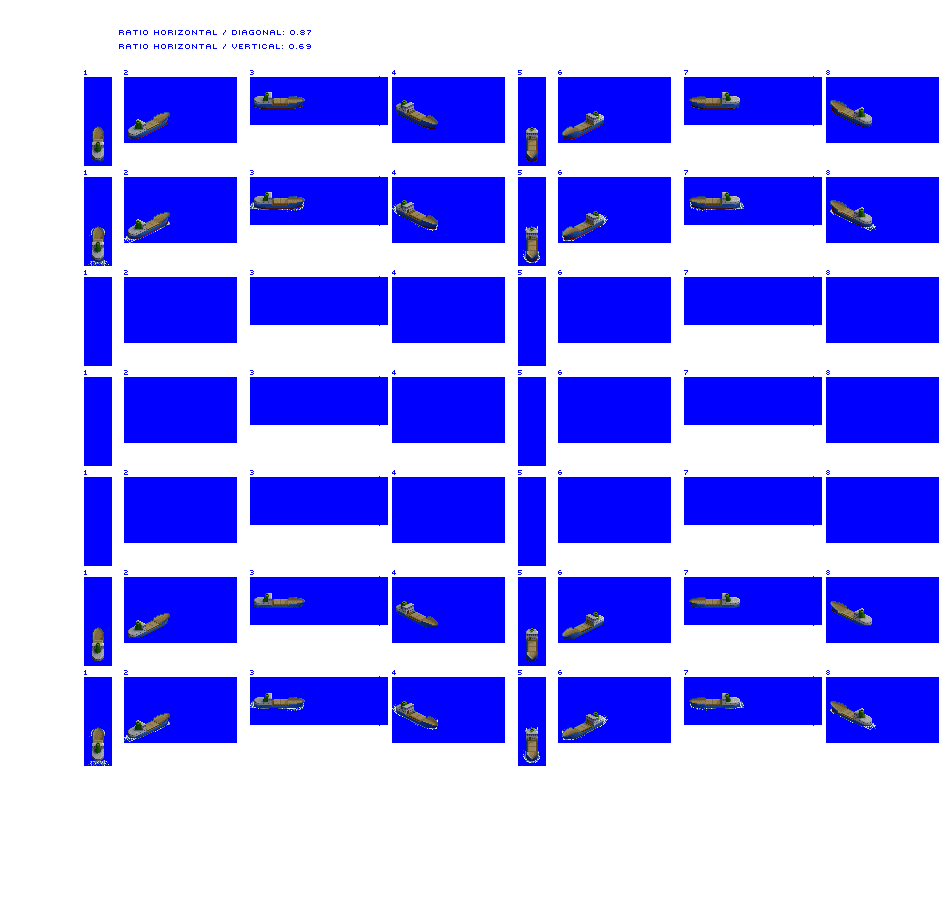
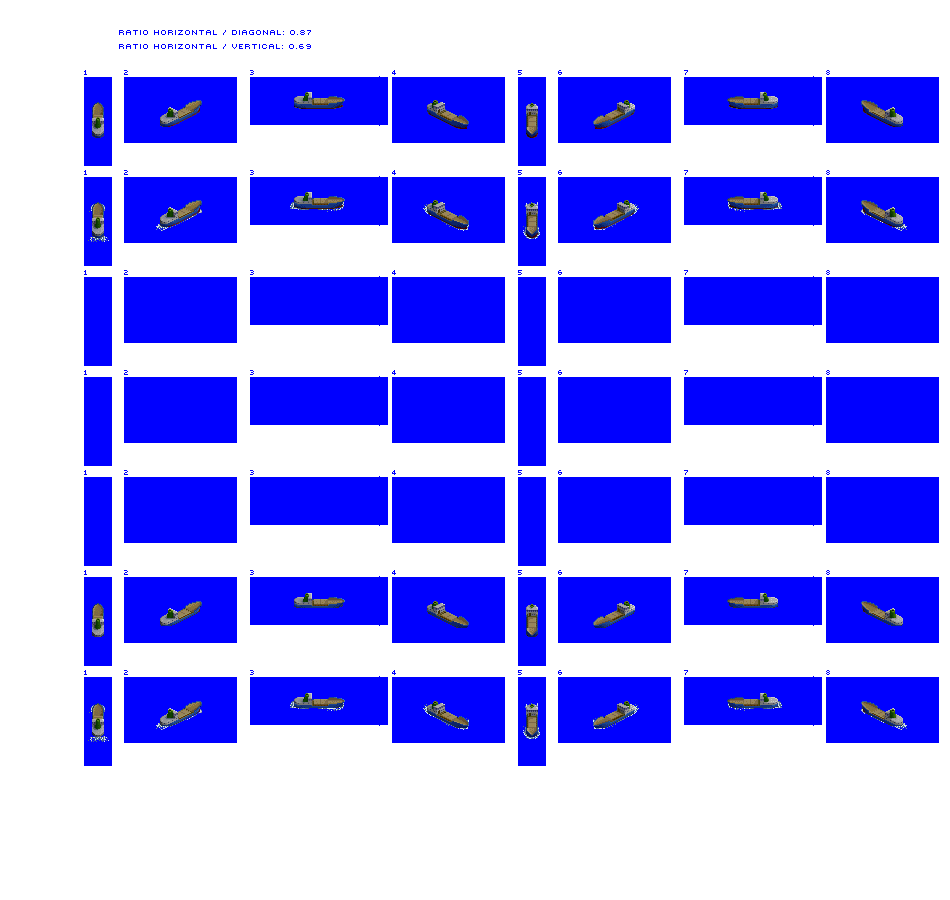
Two versions of the same layered image (950x900). Layer-by-layer changes:
painted on "Hatch covers" over [93, 98, 885, 752]
painted on "Trader unloaded" over [92, 92, 903, 262]
painted on "Trader loaded" over [92, 593, 903, 761]
painted on "prop / bow wash" over [88, 202, 907, 766]
